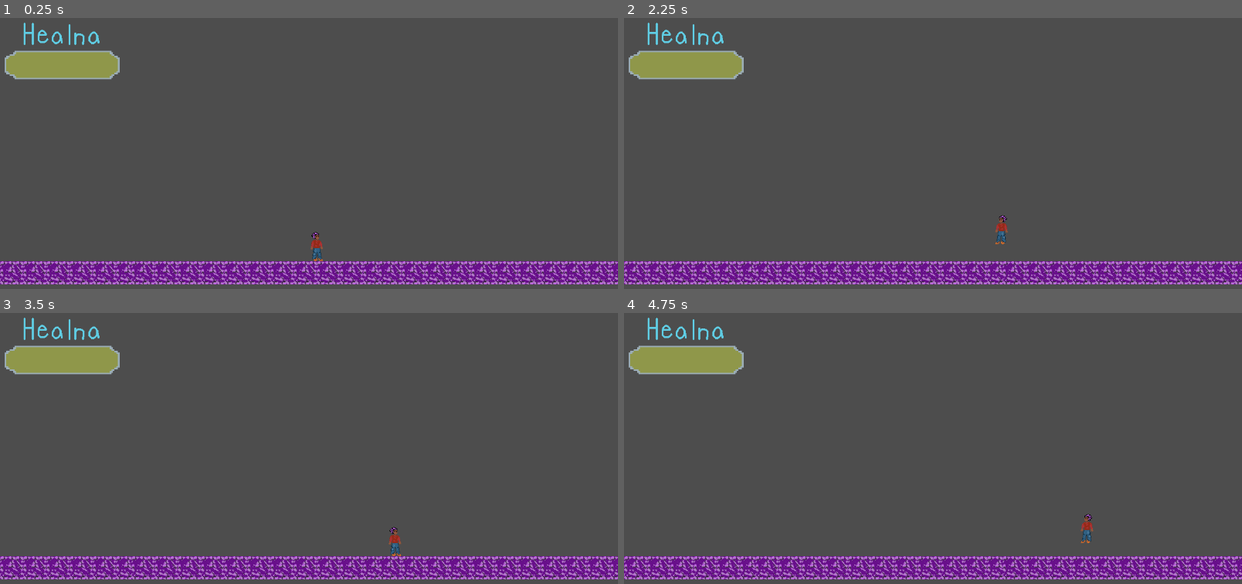
Above: before the commit, frames 1-4 (two rows, left to right).
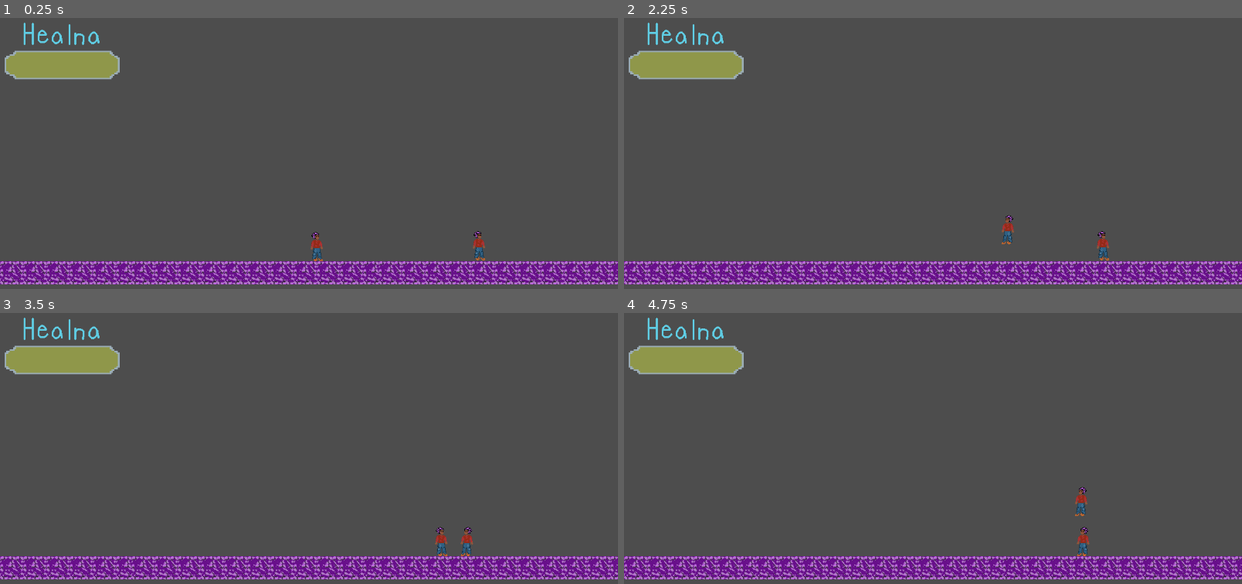
Above: after the commit, the same moments.

Repository: bigolEdawg/MudFlapGame
Game: Godot game, scene res://Scenes/main.tscn
The game is run twice, just before and just after one commit, with the same random seed, the same clock (stepped at 60 frames per second) and the same inputs.
Inputs:
- Up to frame 1 (0.25 s): no input
- Up to frame 2 (2.25 s): tap Enter at 0.5 s; hold Up (jump) 0.53-1.28 s; hold Right (move_right) 0.53-2.03 s; tap Up (jump) at 1.35, 1.52, 1.82 s; hold Left (move_left) from 2.03 s (still down); hold Up (jump) from 2.03 s (still down)
- Up to frame 3 (3.5 s): release Left (move_left) at 2.78 s; release Up (jump) at 2.78 s; hold Right (move_right) from 2.78 s (still down); tap Up (jump) at 2.85, 3.02, 3.32 s
- Up to frame 4 (4.75 s): hold Up (jump) 3.53-4.28 s; release Right (move_right) at 4.28 s; hold Left (move_left) from 4.28 s (still down); tap Up (jump) at 4.35, 4.52 s

The runs differ from the first frame. In frame 1, 0.1% of the frame differs, in the area x 76-79%, y 78-90%; in frame 2, 0.4%; in frame 3, 0.4%, in the area x 62-77%, y 78-90%; in frame 4, 0.4%.

Commit message:
Added Enemy aggro switch
The Enemy now be triggered when the player enters its collision range

Diff:
--- a/Scenes/TileMap.tscn
+++ b/Scenes/TileMap.tscn
@@ -1,6 +1,6 @@
 [gd_scene load_steps=2 format=4 uid="uid://cl3wlp2dax61b"]
 
-[ext_resource type="TileSet" uid="uid://clhs8f602amu8" path="res://new_tile_set.tres" id="1_f0hoy"]
+[ext_resource type="TileSet" uid="uid://clhs8f602amu8" path="res://Scenes/new_tile_set.tres" id="1_f0hoy"]
 
 [node name="PurpTile" type="Node2D"]
 
--- a/Scenes/enemy.gd
+++ /dev/null
@@ -1,68 +0,0 @@
-extends Area2D
-
-@onready var health_bar := get_node("../healna/TextureProgressBar")
-
-
-signal health_changed(hp:int)
-
-@export var VELOCITY = Vector2.ZERO
-var ACCELERATION = 300
-var FRICTION = 600
-var MAX_SPEED = 400
-const GRAVITY_Y = 300
-
-var max_hp := 100
-var hp := max_hp
-
-
-# Called when the node enters the scene tree for the first time.
-func _ready() -> void:
-	print(health_bar)
-	health_bar.set_hp(hp)  # start full
-
-func change_hp(delta_hp: int) -> void:
-	hp = clampi(hp + delta_hp, 0, max_hp)
-	health_changed.emit(hp)  # notify listeners
-
-
-# Called every frame. 'delta' is the elapsed time since the previous frame.
-func _process(delta: float) -> void:
-	#$healna/TextureProgressBar.set_hp(1)
-	#health_bar.set_hp(1)
-	#if delta:
-		#change_hp(-10)
-
-	# ACCELERATION -> a = dv / dt
-	# position = position + velocity*t + 1/2 * a * t^2
-
-	# check if the ray cast 2D is collidining with the ground
-	if $RayCast2D.is_colliding():
-		VELOCITY.y = 0
-	else:
-		# add the gravity
-		VELOCITY.y += GRAVITY_Y * delta
-
-	if Input.is_action_pressed("move_right"):
-		if $RayCast2D.is_colliding():
-			$AnimatedSprite2D.flip_h = false
-		VELOCITY.x += ACCELERATION * delta
-		print("pressed")
-	elif Input.is_action_pressed("move_left"):
-		if $RayCast2D.is_colliding():
-			$AnimatedSprite2D.flip_h = true
-		VELOCITY.x -= ACCELERATION * delta
-	else:
-		VELOCITY.x = move_toward(VELOCITY.x,0.0, FRICTION * delta)
-	VELOCITY.x = clamp(VELOCITY.x, -MAX_SPEED, MAX_SPEED)
-
-	'''
-	check if we are jumping
-	we can only jump if our ray cast is on the ground
-	'''
-	if Input.is_action_pressed("jump") and $RayCast2D.is_colliding():
-		VELOCITY.y -= 300
-
-	position += VELOCITY * delta
-
-# Check if it is entering the level node
-	# if we are touching the ground then the y vecocity should be 0
--- a/Scenes/enemy.tscn
+++ b/Scenes/enemy.tscn
@@ -1,6 +1,6 @@
-[gd_scene load_steps=5 format=3 uid="uid://c6tim4wc3wsx6"]
+[gd_scene load_steps=6 format=3 uid="uid://c6tim4wc3wsx6"]
 
-[ext_resource type="Script" uid="uid://baglpmapdtho3" path="res://Scenes/enemy.gd" id="1_1f0kj"]
+[ext_resource type="Script" uid="uid://baglpmapdtho3" path="res://scripts/enemy.gd" id="1_1f0kj"]
 [ext_resource type="Texture2D" uid="uid://cehb5776exhqg" path="res://art/mudflap_v1.png" id="1_hghv2"]
 
 [sub_resource type="SpriteFrames" id="SpriteFrames_1f0kj"]
@@ -18,7 +18,10 @@
 radius = 12.0
 height = 60.0
 
-[node name="Enemy" type="Area2D"]
+[sub_resource type="RectangleShape2D" id="RectangleShape2D_1f0kj"]
+size = Vector2(200, 20)
+
+[node name="Enemy" type="CharacterBody2D"]
 script = ExtResource("1_1f0kj")
 
 [node name="AnimatedSprite2D" type="AnimatedSprite2D" parent="."]
@@ -27,3 +30,11 @@
 
 [node name="CollisionShape2D" type="CollisionShape2D" parent="."]
 shape = SubResource("CapsuleShape2D_afpow")
+
+[node name="Area2D" type="Area2D" parent="."]
+
+[node name="CollisionShape2D" type="CollisionShape2D" parent="Area2D"]
+shape = SubResource("RectangleShape2D_1f0kj")
+
+[connection signal="body_entered" from="Area2D" to="." method="_on_area_2d_body_entered"]
+[connection signal="body_exited" from="Area2D" to="." method="_on_area_2d_body_exited"]
--- a/Scenes/health.tscn
+++ b/Scenes/health.tscn
@@ -1,7 +1,7 @@
 [gd_scene load_steps=4 format=3 uid="uid://b4j6nfpm3jvax"]
 
-[ext_resource type="Texture2D" uid="uid://cjfbht8m5iv7k" path="res://healna_bar.png" id="1_aswr4"]
-[ext_resource type="Texture2D" uid="uid://c638f7rwsx3wn" path="res://healna_bar_empty.png" id="2_s36ud"]
+[ext_resource type="Texture2D" uid="uid://cjfbht8m5iv7k" path="res://art/healna_bar.png" id="1_aswr4"]
+[ext_resource type="Texture2D" uid="uid://c638f7rwsx3wn" path="res://art/healna_bar_empty.png" id="2_s36ud"]
 [ext_resource type="Script" uid="uid://cu6rpww4dl5me" path="res://Scenes/texture_progress_bar.gd" id="3_s36ud"]
 
 [node name="healna" type="Node2D"]
--- a/Scenes/level.tscn
+++ b/Scenes/level.tscn
@@ -1,6 +1,6 @@
 [gd_scene load_steps=4 format=3 uid="uid://cr3ki8slou0pl"]
 
-[ext_resource type="Script" uid="uid://cv0dge8m6b3uq" path="res://level.gd" id="1_k5f4k"]
+[ext_resource type="Script" uid="uid://cv0dge8m6b3uq" path="res://scripts/level.gd" id="1_k5f4k"]
 [ext_resource type="Texture2D" uid="uid://bg8i2f7pervkh" path="res://art/Sprite-0002.png" id="2_6phgx"]
 
 [sub_resource type="RectangleShape2D" id="RectangleShape2D_dl81w"]
--- a/Scenes/main.tscn
+++ b/Scenes/main.tscn
@@ -1,9 +1,10 @@
-[gd_scene load_steps=5 format=3 uid="uid://l6m8civpo8ai"]
+[gd_scene load_steps=6 format=3 uid="uid://l6m8civpo8ai"]
 
 [ext_resource type="PackedScene" uid="uid://clrrfhn6kk532" path="res://Scenes/player.tscn" id="1_bo1nx"]
 [ext_resource type="Script" uid="uid://di3bpu0vc3it8" path="res://Scenes/main.gd" id="1_jjvhh"]
 [ext_resource type="PackedScene" uid="uid://cl3wlp2dax61b" path="res://Scenes/TileMap.tscn" id="2_8gbba"]
 [ext_resource type="PackedScene" uid="uid://b4j6nfpm3jvax" path="res://Scenes/health.tscn" id="3_8gbba"]
+[ext_resource type="PackedScene" uid="uid://c6tim4wc3wsx6" path="res://Scenes/enemy.tscn" id="5_kry3j"]
 
 [node name="Main" type="Node"]
 script = ExtResource("1_jjvhh")
@@ -25,4 +26,7 @@
 [node name="HealnaTimer" type="Timer" parent="."]
 autostart = true
 
+[node name="Enemy" parent="." instance=ExtResource("5_kry3j")]
+position = Vector2(992, 480)
+
 [connection signal="timeout" from="HealnaTimer" to="." method="_on_healna_timer_timeout"]
--- a/Scenes/player.tscn
+++ b/Scenes/player.tscn
@@ -1,6 +1,6 @@
 [gd_scene load_steps=5 format=3 uid="uid://clrrfhn6kk532"]
 
-[ext_resource type="Script" uid="uid://c313pk2k2ysbf" path="res://player.gd" id="1_onrkg"]
+[ext_resource type="Script" uid="uid://c313pk2k2ysbf" path="res://scripts/player.gd" id="1_onrkg"]
 [ext_resource type="Texture2D" uid="uid://cehb5776exhqg" path="res://art/mudflap_v1.png" id="2_onrkg"]
 
 [sub_resource type="SpriteFrames" id="SpriteFrames_qujof"]
--- /dev/null
+++ b/scripts/enemy.gd
@@ -0,0 +1,70 @@
+extends CharacterBody2D
+
+@export var max_speed := 140.0
+@export var accel := 900.0
+
+@onready var player: CharacterBody2D = get_node('../Player')
+@export var turn_brake := 1400.0
+@export var gravity := 1500.0
+@export var stop_distance := 8.0
+
+# get a reference to the collision
+@onready var detect: Area2D = $Area2D
+
+var aggro := false
+func _ready() -> void:
+	detect.body_entered.connect(_on_area_2d_body_entered)
+	detect.body_exited.connect(_on_area_2d_body_exited)
+	#set_physics_process(false)
+
+func _on_area_2d_body_entered(body: Node2D) -> void:
+	if body == player or body.is_in_group("player"):
+		aggro = true
+		print("aggro on")
+
+
+
+func _on_area_2d_body_exited(body: Node2D) -> void:
+	if body == player or body.is_in_group("player"):
+		aggro = false
+		print("aggro off")
+
+
+func _physics_process(delta: float) -> void:
+	if _on_area_2d_body_entered:
+
+		# check if there was a collision made
+		if not aggro or not is_instance_valid(player):
+			velocity.x = move_toward(velocity.x, 0.0, turn_brake * delta)
+			move_and_slide()
+			return
+
+		# vertical (gravity)
+		if not is_on_floor():
+			velocity.y += gravity * delta
+
+		# horizontal chase
+		# get the x position of the player
+		var dx := player.global_position.x - global_position.x
+		# get the direction
+		var dir := signf(dx)                     # -1, 0, or 1
+		#
+		var target_vx := 0.0
+
+		# if the player position is greater than the stop distance from the player
+		if absf(dx) > stop_distance:
+			target_vx = dir * max_speed          # run toward player
+		# else: target_vx stays 0 to stop near the player
+
+
+		# strong brake if trying to turn around
+		var rate := accel
+		if dir != 0.0 and signf(velocity.x) != dir and is_on_floor():
+			rate = turn_brake
+
+		velocity.x = move_toward(velocity.x, target_vx, rate * delta)
+
+		move_and_slide()
+
+		if dir != 0.0:
+			$AnimatedSprite2D.flip_h = dir < 0.0
--- a/player.gd
+++ b/scripts/player.gd
@@ -16,7 +16,7 @@
 
 
 const RUN_ACCEL = 100
-const TURN_ACCEL = 4800
+const TURN_ACCEL = 800
 const FRICTION = 600.0
 var VELOCITY = Vector2.ZERO
 const AIR_DRAG = 10.0
Renamed: new_tile_set.tres -> Scenes/new_tile_set.tres
Renamed: healna_bar.png -> art/healna_bar.png
Not shown, changed: art/healna_bar.png.import
Renamed: healna_bar_empty.png -> art/healna_bar_empty.png
Not shown, changed: art/healna_bar_empty.png.import
Renamed: Scenes/enemy.gd.uid -> scripts/enemy.gd.uid
Renamed: level.gd -> scripts/level.gd
Renamed: level.gd.uid -> scripts/level.gd.uid
Renamed: player.gd.uid -> scripts/player.gd.uid
